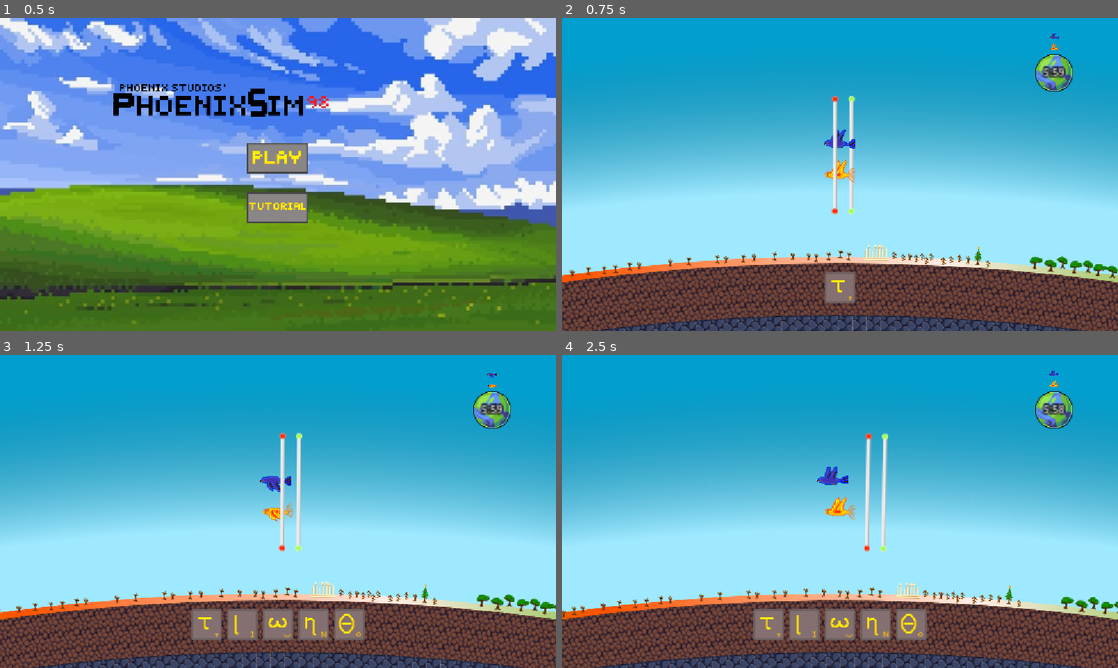
Above: before the commit, frames 1-4 (two rows, left to right).
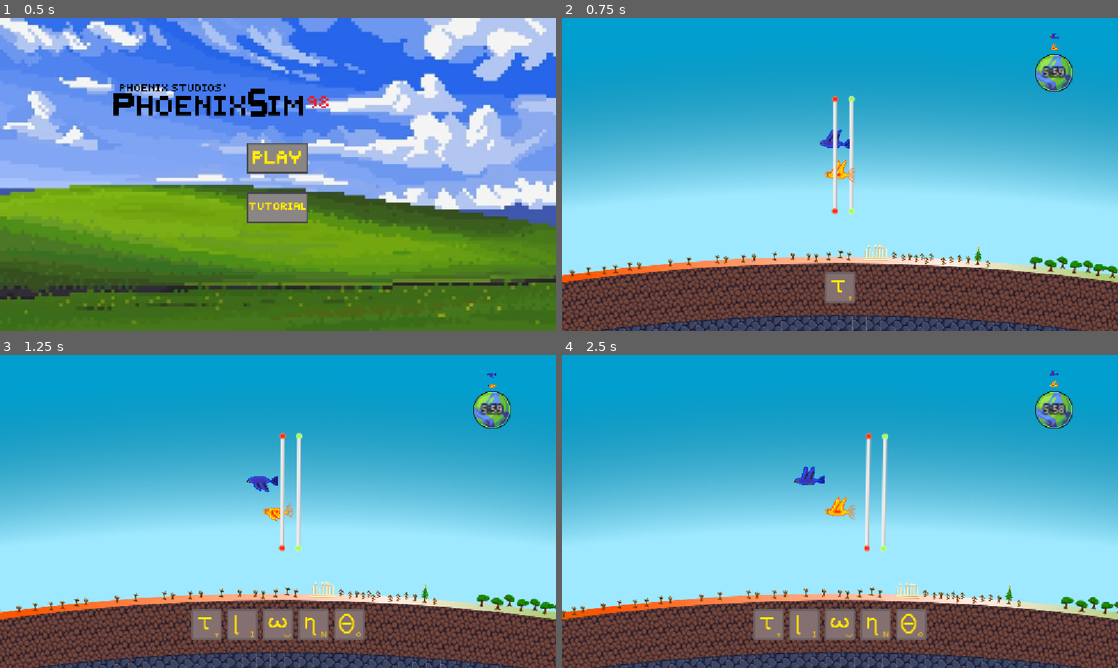
Above: after the commit, the same moments.

Repository: Roger-208/PhoenixSim98
Game: Godot game, scene res://scenes/menú.tscn
Two runs of this game, one before a commit and one after it. Both use one fixed random seed, a clock stepped at 60 frames per second and the inputs below.
Inputs (mouse positions are in pixels of both pictures, inside the frame that each line leads up to):
- Up to frame 1 (0.5 s): no input
- Up to frame 2 (0.75 s): click (840, 158) at 0.5 s
- Up to frame 3 (1.25 s): no input
- Up to frame 4 (2.5 s): tap Enter at 1.25 s; hold A (alfa) 1.28-2.03 s; tap B (beta) at 2.1 s

Frame 1 is identical in both runs. In frame 2, 0.2% of the frame differs, in the area x 46-90%, y 5-42%; in frame 3, 0.3%; in frame 4, 0.4%, in the area x 41-90%, y 4-42%.

Commit message:
CASI FINAL

Diff:
--- a/phoenix-game/main.tscn
+++ b/phoenix-game/main.tscn
@@ -1,7 +1,3 @@
 [gd_scene format=3 uid="uid://dbqontiqtno4u"]
 
-[ext_resource type="PackedScene" uid="uid://cfjmjekps8ve1" path="res://paraules.tscn" id="1_ig7tw"]
-
 [node name="MenuParaules" type="Node2D" unique_id=113768335]
-
-[node name="Node2D" parent="." unique_id=939044018 instance=ExtResource("1_ig7tw")]
--- a/phoenix-game/scenes/main.tscn
+++ b/phoenix-game/scenes/main.tscn
@@ -17,6 +17,7 @@
 [node name="CanvasLayer" type="CanvasLayer" parent="." unique_id=743463322]
 
 [node name="AudioStreamPlayer2D" type="AudioStreamPlayer2D" parent="CanvasLayer" unique_id=1767331947]
+process_mode = 3
 stream = ExtResource("2_tipki")
 autoplay = true
 parameters/looping = true
@@ -25,7 +26,7 @@
 
 [node name="Pausa" parent="CanvasLayer" unique_id=1351822781 instance=ExtResource("5_tbgi4")]
 
-[node name="end" parent="." unique_id=575170453 instance=ExtResource("5_85g3d")]
+[node name="end" parent="CanvasLayer" unique_id=575170453 instance=ExtResource("5_85g3d")]
 
 [node name="pivot_checkpoints_detras" type="Node2D" parent="." unique_id=2672763]
 position = Vector2(576, 4730)
--- a/phoenix-game/scripts/pausa.gd
+++ b/phoenix-game/scripts/pausa.gd
@@ -1,13 +1,13 @@
 extends Control
 
-var pausa3 = false
+var esta_pausado = false
 
 func _input(event: InputEvent) -> void:
 	if event.is_action_pressed("pause"):
-		pausa3 =  not pausa3
+		esta_pausado =  not esta_pausado
 
 
-	if pausa3 == true:
+	if esta_pausado == true:
 		get_tree().paused = true
 		self.visible = true
 	else:
--- a/phoenix-game/scripts/ruc.gd
+++ b/phoenix-game/scripts/ruc.gd
@@ -2,7 +2,7 @@
 
 @onready var sprite = $AnimatedSprite2D
 @onready var phoenix = $"../../FenixPersonatge"
-@export var velocitat_pajaro: float = 1.2
+@export var velocitat_pajaro: float = 2.4
 
 
 # Called when the node enters the scene tree for the first time.
